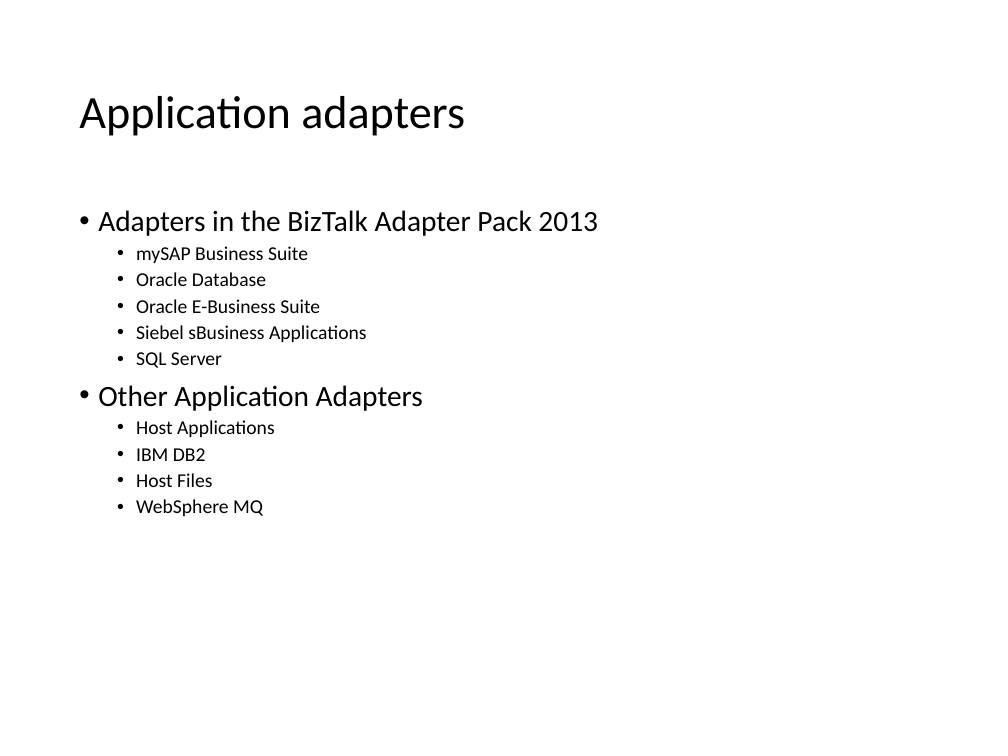
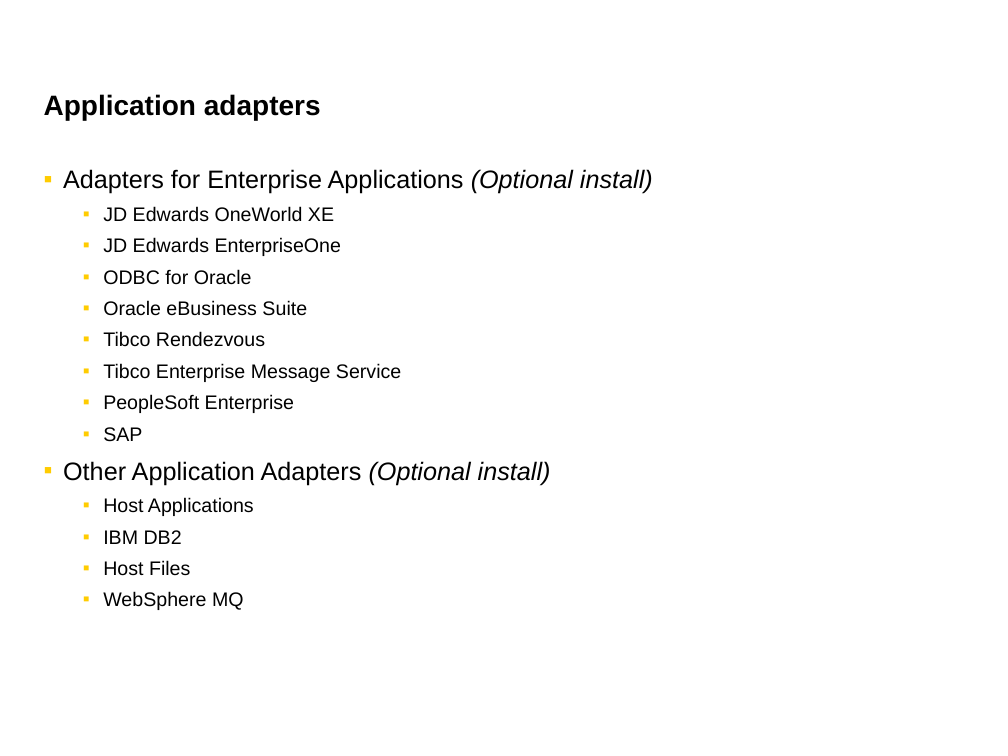
Before and after one commit to wmmihaa/BizTalk-Server---Developing-Integration-Solutions, a slide deck: slide 15 of Slides/Module 7 - Adapters.pptx. Drawn at 1008x756 pixels with LibreOffice and Linux fonts; fonts in the diff are those of the drawing. Boxes give left, top, right and bottom in pixels: in the first picture for what was removed or moved away, otherwise in the second. Text is boxed around its words. In the diff, an @@ line names an element or a change of style, - is before the commit and + after.

```diff
--- a/Slides/Module 7 - Adapters.pptx
+++ b/Slides/Module 7 - Adapters.pptx
@@ title "Application adapters": place and size @@
-title "Application adapters" at [79,96,465,136]
+title "Application adapters" at [44,94,321,120]
@@ title "Application adapters" at [44,94,321,120]: size 33 to 20 pt, font Calibri to Arial, bold on; line spacing 0.9 to 1 @@
@@ text "Adapters for Enterprise Applications (Optional ...": place and size @@
-text "Adapters for Enterprise Applications (Optional ..." at [98,210,598,516]
+text "Adapters for Enterprise Applications (Optional ..." at [63,169,653,610]
@@ text at [63,169,653,485]: text changed; font Calibri to Arial @@
-• Adapters in the BizTalk Adapter Pack 2013
-  • mySAP Business Suite
-  • Oracle Database
-  • Oracle E-Business Suite
-  • Siebel sBusiness Applications
-  • SQL Server
-• Other Application Adapters
+▪ Adapters for Enterprise Applications (Optional install)
+  ▪ JD Edwards OneWorld XE
+  ▪ JD Edwards EnterpriseOne
+  ▪ ODBC for Oracle
+  ▪ Oracle eBusiness Suite
+  ▪ Tibco Rendezvous
+  ▪ Tibco Enterprise Message Service
+  ▪ PeopleSoft Enterprise
+  ▪ SAP
+▪ Other Application Adapters (Optional install)
@@ text at [103,497,254,610]: font Calibri to Arial in "Host Applications", "IBM DB2", "Host Files", "WebSphere MQ"; bullet • to ▪; line spacing 0.9 to 1; more space between paragraphs @@
```
Also in this commit, not shown: 24 other slides changed, 2 slides added, 1 slide removed, 11 other files.
